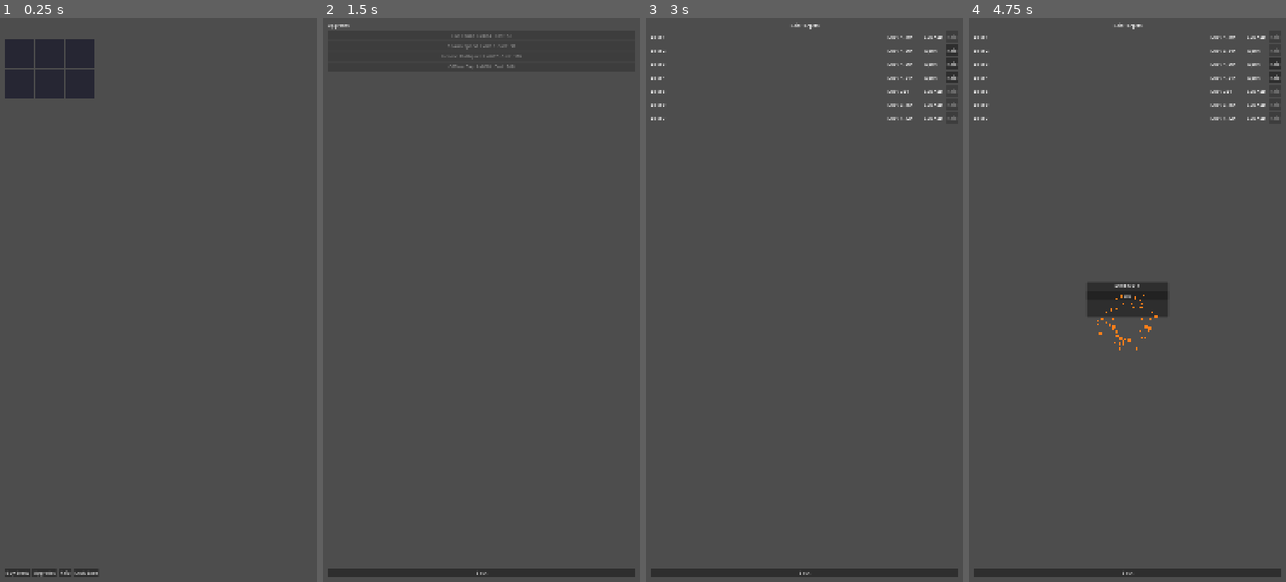
Above: before the commit, frames 1-4 (left to right).
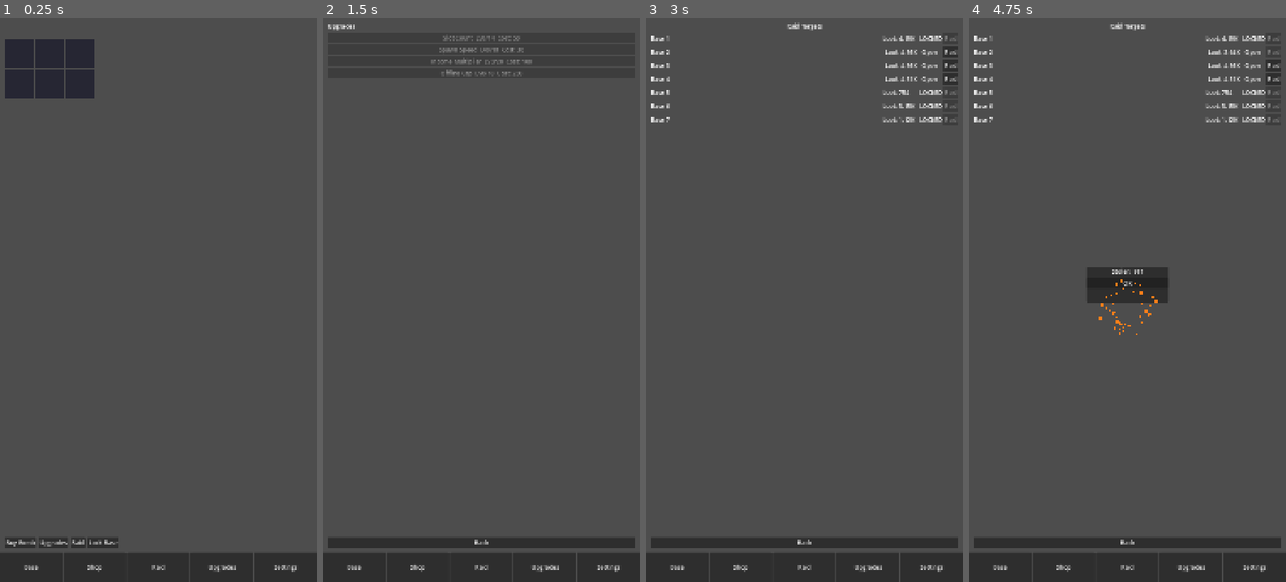
Above: after the commit, the same moments.

Repository: Dredya/Merge-a-nuke-godot-game-
Game: Godot game, scene res://scenes/main.tscn
Same seed, same stepped clock (60 frames per second), same inputs: the game is played once before the commit and once after it. Before the commit the project starts from res://scenes/base_screen.tscn.
Inputs:
- Up to frame 1 (0.25 s): no input
- Up to frame 2 (1.5 s): click "Buy Bomb" at 0.5 s; click "Upgrades" at 1.25 s
- Up to frame 3 (3 s): click "Back" at 2 s; click "Raid" at 2.75 s
- Up to frame 4 (4.75 s): click "Raid" at 3.5 s; click "Raid" at 4.25 s

The runs differ from the first frame. In frame 1, 5.2% of the frame differs, in the area x 0-100%, y 92-100%; in frame 2, 5.9%; in frame 3, 6.8%; in frame 4, 8.2%, in the area x 0-100%, y 0-100%.

Commit message:
Phase 4: navigation, UI, and settings

Diff:
--- a/project.godot
+++ b/project.godot
@@ -13,7 +13,7 @@
 config/name="Merge a nuke"
 config/features=PackedStringArray("4.7", "Mobile")
 config/icon="res://icon.svg"
-run/main_scene="res://scenes/base_screen.tscn"
+run/main_scene="res://scenes/main.tscn"
 
 [display]
 
@@ -33,6 +33,7 @@
 AdService="*res://scripts/ad_service.gd"
 SaveManager="*res://scripts/save_manager.gd"
 RaidService="*res://scripts/raid_service.gd"
+AudioManager="*res://scripts/audio_manager.gd"
 
 [editor_plugins]
 
--- /dev/null
+++ b/resources/ui_theme.tres
@@ -0,0 +1,4 @@
+[gd_resource type="Theme" format=3]
+
+[resource]
+default_font_size = 20
--- a/scenes/main.tscn
+++ b/scenes/main.tscn
@@ -1,3 +1,65 @@
-[gd_scene load_steps=1 format=3]
+[gd_scene load_steps=3 format=3]
 
-[node name="Main" type="Node2D"]
+[ext_resource type="Script" path="res://scripts/main.gd" id="1"]
+[ext_resource type="Theme" path="res://resources/ui_theme.tres" id="2"]
+
+[node name="Main" type="Control"]
+layout_mode = 3
+anchors_preset = 15
+anchor_right = 1.0
+anchor_bottom = 1.0
+grow_horizontal = 2
+grow_vertical = 2
+theme = ExtResource("2")
+script = ExtResource("1")
+
+[node name="MarginContainer" type="MarginContainer" parent="."]
+layout_mode = 1
+anchors_preset = 15
+anchor_right = 1.0
+anchor_bottom = 1.0
+grow_horizontal = 2
+grow_vertical = 2
+
+[node name="VBoxContainer" type="VBoxContainer" parent="MarginContainer"]
+layout_mode = 2
+theme_override_constants/separation = 0
+
+[node name="ScreenContainer" type="Control" parent="MarginContainer/VBoxContainer"]
+layout_mode = 2
+size_flags_vertical = 3
+
+[node name="BottomNav" type="HBoxContainer" parent="MarginContainer/VBoxContainer"]
+layout_mode = 2
+custom_minimum_size = Vector2(0, 100)
+theme_override_constants/separation = 4
+
+[node name="BaseButton" type="Button" parent="MarginContainer/VBoxContainer/BottomNav"]
+layout_mode = 2
+size_flags_horizontal = 3
+custom_minimum_size = Vector2(0, 100)
+text = "Base"
+
+[node name="ShopButton" type="Button" parent="MarginContainer/VBoxContainer/BottomNav"]
+layout_mode = 2
+size_flags_horizontal = 3
+custom_minimum_size = Vector2(0, 100)
+text = "Shop"
+
+[node name="RaidButton" type="Button" parent="MarginContainer/VBoxContainer/BottomNav"]
+layout_mode = 2
+size_flags_horizontal = 3
+custom_minimum_size = Vector2(0, 100)
+text = "Raid"
+
+[node name="UpgradesButton" type="Button" parent="MarginContainer/VBoxContainer/BottomNav"]
+layout_mode = 2
+size_flags_horizontal = 3
+custom_minimum_size = Vector2(0, 100)
+text = "Upgrades"
+
+[node name="SettingsButton" type="Button" parent="MarginContainer/VBoxContainer/BottomNav"]
+layout_mode = 2
+size_flags_horizontal = 3
+custom_minimum_size = Vector2(0, 100)
+text = "Settings"
--- /dev/null
+++ b/scenes/settings_screen.tscn
@@ -0,0 +1,60 @@
+[gd_scene load_steps=2 format=3]
+
+[ext_resource type="Script" path="res://scripts/settings_screen.gd" id="1"]
+
+[node name="SettingsScreen" type="Control"]
+layout_mode = 3
+anchors_preset = 15
+anchor_right = 1.0
+anchor_bottom = 1.0
+grow_horizontal = 2
+grow_vertical = 2
+script = ExtResource("1")
+
+[node name="MarginContainer" type="MarginContainer" parent="."]
+layout_mode = 1
+anchors_preset = 15
+anchor_right = 1.0
+anchor_bottom = 1.0
+grow_horizontal = 2
+grow_vertical = 2
+theme_override_constants/margin_left = 16
+theme_override_constants/margin_top = 16
+theme_override_constants/margin_right = 16
+theme_override_constants/margin_bottom = 16
+
+[node name="VBoxContainer" type="VBoxContainer" parent="MarginContainer"]
+layout_mode = 2
+theme_override_constants/separation = 8
+
+[node name="TitleLabel" type="Label" parent="MarginContainer/VBoxContainer"]
+layout_mode = 2
+text = "Settings"
+horizontal_alignment = 1
+
+[node name="SoundCheck" type="CheckButton" parent="MarginContainer/VBoxContainer"]
+layout_mode = 2
+text = "Sound"
+
+[node name="MusicCheck" type="CheckButton" parent="MarginContainer/VBoxContainer"]
+layout_mode = 2
+text = "Music"
+
+[node name="VibrationCheck" type="CheckButton" parent="MarginContainer/VBoxContainer"]
+layout_mode = 2
+text = "Vibration"
+
+[node name="FpsOption" type="OptionButton" parent="MarginContainer/VBoxContainer"]
+layout_mode = 2
+
+[node name="ResetButton" type="Button" parent="MarginContainer/VBoxContainer"]
+layout_mode = 2
+text = "Reset Save"
+
+[node name="BackButton" type="Button" parent="MarginContainer/VBoxContainer"]
+layout_mode = 2
+text = "Back"
+
+[node name="ConfirmDialog" type="AcceptDialog" parent="."]
+title = "Reset Save?"
+dialog_text = "This will delete your save data. Continue?"
--- /dev/null
+++ b/scenes/shop_screen.tscn
@@ -0,0 +1,46 @@
+[gd_scene load_steps=2 format=3]
+
+[ext_resource type="Script" path="res://scripts/shop_screen.gd" id="1"]
+
+[node name="ShopScreen" type="Control"]
+layout_mode = 3
+anchors_preset = 15
+anchor_right = 1.0
+anchor_bottom = 1.0
+grow_horizontal = 2
+grow_vertical = 2
+script = ExtResource("1")
+
+[node name="MarginContainer" type="MarginContainer" parent="."]
+layout_mode = 1
+anchors_preset = 15
+anchor_right = 1.0
+anchor_bottom = 1.0
+grow_horizontal = 2
+grow_vertical = 2
+theme_override_constants/margin_left = 16
+theme_override_constants/margin_top = 16
+theme_override_constants/margin_right = 16
+theme_override_constants/margin_bottom = 16
+
+[node name="VBoxContainer" type="VBoxContainer" parent="MarginContainer"]
+layout_mode = 2
+theme_override_constants/separation = 8
+
+[node name="TitleLabel" type="Label" parent="MarginContainer/VBoxContainer"]
+layout_mode = 2
+text = "Shop"
+horizontal_alignment = 1
+
+[node name="ScrollContainer" type="ScrollContainer" parent="MarginContainer/VBoxContainer"]
+layout_mode = 2
+size_flags_vertical = 3
+
+[node name="ListContainer" type="VBoxContainer" parent="MarginContainer/VBoxContainer/ScrollContainer"]
+layout_mode = 2
+size_flags_horizontal = 3
+theme_override_constants/separation = 6
+
+[node name="BackButton" type="Button" parent="MarginContainer/VBoxContainer"]
+layout_mode = 2
+text = "Back"
--- /dev/null
+++ b/scripts/audio_manager.gd
@@ -0,0 +1,37 @@
+extends Node
+
+## Audio/haptics settings hub.
+
+var sound_enabled: bool = true
+var music_enabled: bool = true
+var vibration_enabled: bool = true
+var fps_cap: int = 60
+
+
+func set_sound_enabled(value: bool) -> void:
+	sound_enabled = value
+
+
+func set_music_enabled(value: bool) -> void:
+	music_enabled = value
+
+
+func set_vibration_enabled(value: bool) -> void:
+	vibration_enabled = value
+
+
+func set_fps_cap(value: int) -> void:
+	fps_cap = value
+	Engine.max_fps = value
+
+
+func play_sfx(_name: String) -> void:
+	if not sound_enabled:
+		return
+	# Stub: no audio assets yet.
+
+
+func vibrate(duration_ms: int) -> void:
+	if not vibration_enabled:
+		return
+	Input.vibrate_handheld(duration_ms)
--- a/scripts/base_screen.gd
+++ b/scripts/base_screen.gd
@@ -247,7 +247,7 @@
 
 
 func _on_merge_haptics() -> void:
-	Input.vibrate_handheld(100)
+	AudioManager.vibrate(100)
 
 
 func _on_buy_pressed() -> void:
@@ -261,11 +261,15 @@
 
 
 func _on_upgrades_pressed() -> void:
-	get_tree().change_scene_to_file("res://scenes/upgrades_screen.tscn")
+	var main = get_tree().get_root().get_node_or_null("Main")
+	if main:
+		main.show_screen("upgrades")
 
 
 func _on_raid_pressed() -> void:
-	get_tree().change_scene_to_file("res://scenes/raid_screen.tscn")
+	var main = get_tree().get_root().get_node_or_null("Main")
+	if main:
+		main.show_screen("raid")
 
 
 func _on_lock_pressed() -> void:
--- /dev/null
+++ b/scripts/main.gd
@@ -0,0 +1,70 @@
+extends Control
+
+## Main shell: bottom navigation switching screens.
+
+const SCREENS := {
+	"base": "res://scenes/base_screen.tscn",
+	"shop": "res://scenes/shop_screen.tscn",
+	"raid": "res://scenes/raid_screen.tscn",
+	"upgrades": "res://scenes/upgrades_screen.tscn",
+	"settings": "res://scenes/settings_screen.tscn",
+}
+
+@onready var screen_container: Control = $MarginContainer/VBoxContainer/ScreenContainer
+@onready var base_button: Button = $MarginContainer/VBoxContainer/BottomNav/BaseButton
+@onready var shop_button: Button = $MarginContainer/VBoxContainer/BottomNav/ShopButton
+@onready var raid_button: Button = $MarginContainer/VBoxContainer/BottomNav/RaidButton
+@onready var upgrades_button: Button = $MarginContainer/VBoxContainer/BottomNav/UpgradesButton
+@onready var settings_button: Button = $MarginContainer/VBoxContainer/BottomNav/SettingsButton
+
+var _current_screen: Control = null
+var _current_name: String = ""
+
+
+func _ready() -> void:
+	base_button.pressed.connect(func(): show_screen("base"))
+	shop_button.pressed.connect(func(): show_screen("shop"))
+	raid_button.pressed.connect(func(): show_screen("raid"))
+	upgrades_button.pressed.connect(func(): show_screen("upgrades"))
+	settings_button.pressed.connect(func(): show_screen("settings"))
+	for btn in [base_button, shop_button, raid_button, upgrades_button, settings_button]:
+		btn.pressed.connect(_press_anim.bind(btn))
+	show_screen("base")
+
+
+func show_screen(name: String) -> void:
+	if name == _current_name:
+		return
+	if not SCREENS.has(name):
+		return
+	if _current_screen != null:
+		_current_screen.queue_free()
+		_current_screen = null
+	var packed: PackedScene = load(SCREENS[name])
+	_current_screen = packed.instantiate()
+	screen_container.add_child(_current_screen)
+	_current_screen.set_anchors_and_offsets_preset(Control.PRESET_FULL_RECT)
+	_current_name = name
+	_animate_buttons(_current_screen)
+
+
+func _animate_buttons(root: Node) -> void:
+	for child in _all_buttons(root):
+		if not child.pressed.is_connected(_press_anim):
+			child.pressed.connect(_press_anim.bind(child))
+
+
+func _all_buttons(node: Node) -> Array[Button]:
+	var result: Array[Button] = []
+	if node is Button:
+		result.append(node)
+	for c in node.get_children():
+		result.append_array(_all_buttons(c))
+	return result
+
+
+func _press_anim(btn: Button) -> void:
+	var tween := create_tween()
+	btn.scale = Vector2(0.95, 0.95)
+	btn.pivot_offset = btn.size * 0.5
+	tween.tween_property(btn, "scale", Vector2(1.0, 1.0), 0.1)
--- a/scripts/raid_screen.gd
+++ b/scripts/raid_screen.gd
@@ -162,4 +162,6 @@
 
 
 func _on_back() -> void:
-	get_tree().change_scene_to_file("res://scenes/base_screen.tscn")
+	var main = get_tree().get_root().get_node_or_null("Main")
+	if main:
+		main.show_screen("base")
--- /dev/null
+++ b/scripts/settings_screen.gd
@@ -0,0 +1,66 @@
+extends Control
+
+## Settings: sound, music, vibration, FPS cap, reset save.
+
+@onready var sound_check: CheckButton = $MarginContainer/VBoxContainer/SoundCheck
+@onready var music_check: CheckButton = $MarginContainer/VBoxContainer/MusicCheck
+@onready var vibration_check: CheckButton = $MarginContainer/VBoxContainer/VibrationCheck
+@onready var fps_option: OptionButton = $MarginContainer/VBoxContainer/FpsOption
+@onready var reset_button: Button = $MarginContainer/VBoxContainer/ResetButton
+@onready var back_button: Button = $MarginContainer/VBoxContainer/BackButton
+@onready var confirm_dialog: AcceptDialog = $ConfirmDialog
+
+
+func _ready() -> void:
+	sound_check.button_pressed = AudioManager.sound_enabled
+	music_check.button_pressed = AudioManager.music_enabled
+	vibration_check.button_pressed = AudioManager.vibration_enabled
+	sound_check.toggled.connect(func(v): AudioManager.set_sound_enabled(v))
+	music_check.toggled.connect(func(v): AudioManager.set_music_enabled(v))
+	vibration_check.toggled.connect(func(v): AudioManager.set_vibration_enabled(v))
+	fps_option.add_item("30 FPS", 0)
+	fps_option.add_item("60 FPS", 1)
+	fps_option.selected = 0 if AudioManager.fps_cap <= 30 else 1
+	fps_option.item_selected.connect(_on_fps_selected)
+	reset_button.pressed.connect(_on_reset_pressed)
+	back_button.pressed.connect(_on_back)
+	confirm_dialog.confirmed.connect(_on_reset_confirmed)
+
+
+func _on_fps_selected(index: int) -> void:
+	AudioManager.set_fps_cap(30 if index == 0 else 60)
+
+
+func _on_reset_pressed() -> void:
+	confirm_dialog.popup_centered()
+
+
+func _on_reset_confirmed() -> void:
+	var dir := DirAccess.open("user://")
+	if dir != null and dir.file_exists("save.json"):
+		dir.remove("save.json")
+	# Reset state
+	GameState.cash = 0.0
+	GameState.slot_count = 6
+	GameState.slots.clear()
+	GameState.slots.resize(6)
+	for i in range(6):
+		GameState.slots[i] = 0
+	GameState.lock_until = 0.0
+	GameState.lock_cooldown_until = 0.0
+	Economy.upgrade_levels.clear()
+	for u in Economy.upgrades:
+		if u is Dictionary:
+			Economy.upgrade_levels[str(u.get("id", ""))] = 0
+	Economy._recompute_multipliers()
+	GameState.cash_changed.emit(GameState.cash)
+	GameState.slots_changed.emit()
+	var main = get_tree().get_root().get_node_or_null("Main")
+	if main:
+		main.show_screen("base")
+
+
+func _on_back() -> void:
+	var main = get_tree().get_root().get_node_or_null("Main")
+	if main:
+		main.show_screen("base")
--- /dev/null
+++ b/scripts/shop_screen.gd
@@ -0,0 +1,64 @@
+extends Control
+
+## Shop: buy bombs of higher tiers and slot expansions.
+
+@onready var list_container: VBoxContainer = $MarginContainer/VBoxContainer/ScrollContainer/ListContainer
+@onready var back_button: Button = $MarginContainer/VBoxContainer/BackButton
+
+
+func _ready() -> void:
+	back_button.pressed.connect(_on_back)
+	_refresh()
+
+
+func _refresh() -> void:
+	for child in list_container.get_children():
+		child.queue_free()
+	# Slot expansion
+	var slot_btn := Button.new()
+	slot_btn.text = "Expand Slots (+1)  Cost: %s" % Economy.format_number(float(100 * GameState.slot_count))
+	slot_btn.pressed.connect(_on_expand_slots)
+	list_container.add_child(slot_btn)
+	# Higher tier bombs
+	for t in GameState.tiers:
+		if t is not Object:
+			continue
+		var tier := int(t.tier)
+		if tier <= 1:
+			continue
+		var btn := Button.new()
+		btn.text = "Buy %s (T%d)  Cost: %s" % [str(t.name), tier, Economy.format_number(float(t.buy_cost))]
+		btn.pressed.connect(_on_buy_tier.bind(tier))
+		list_container.add_child(btn)
+
+
+func _on_buy_tier(tier: int) -> void:
+	var t = GameState.get_tier(tier)
+	if t == null:
+		return
+	if GameState.cash < float(t.buy_cost):
+		return
+	# find empty slot
+	for i in range(GameState.slots.size()):
+		if GameState.slots[i] == 0:
+			GameState.cash -= float(t.buy_cost)
+			GameState.cash_changed.emit(GameState.cash)
+			GameState.set_slot(i, tier)
+			return
+
+
+func _on_expand_slots() -> void:
+	var cost := 100 * GameState.slot_count
+	if GameState.cash < float(cost):
+		return
+	GameState.cash -= float(cost)
+	GameState.cash_changed.emit(GameState.cash)
+	GameState.slot_count += 1
+	GameState.slots.append(0)
+	GameState.slots_changed.emit()
+
+
+func _on_back() -> void:
+	var main = get_tree().get_root().get_node_or_null("Main")
+	if main:
+		main.show_screen("base")
--- a/scripts/upgrades_screen.gd
+++ b/scripts/upgrades_screen.gd
@@ -36,5 +36,6 @@
 
 
 func _on_back() -> void:
-	# Return to base screen by reloading main scene.
-	get_tree().change_scene_to_file("res://scenes/base_screen.tscn")
+	var main = get_tree().get_root().get_node_or_null("Main")
+	if main:
+		main.show_screen("base")
Not shown, added: scripts/ad_service.gd.uid
Not shown, added: scripts/audio_manager.gd.uid
Not shown, added: scripts/base_screen.gd.uid
Not shown, added: scripts/economy.gd.uid
Not shown, added: scripts/game_state.gd.uid
Not shown, added: scripts/hud.gd.uid
Not shown, added: scripts/main.gd.uid
Not shown, added: scripts/nuke_tier.gd.uid
Not shown, added: scripts/raid_screen.gd.uid
Not shown, added: scripts/raid_service.gd.uid
Not shown, added: scripts/save_manager.gd.uid
Not shown, added: scripts/settings_screen.gd.uid
(and 3 more such lines)
